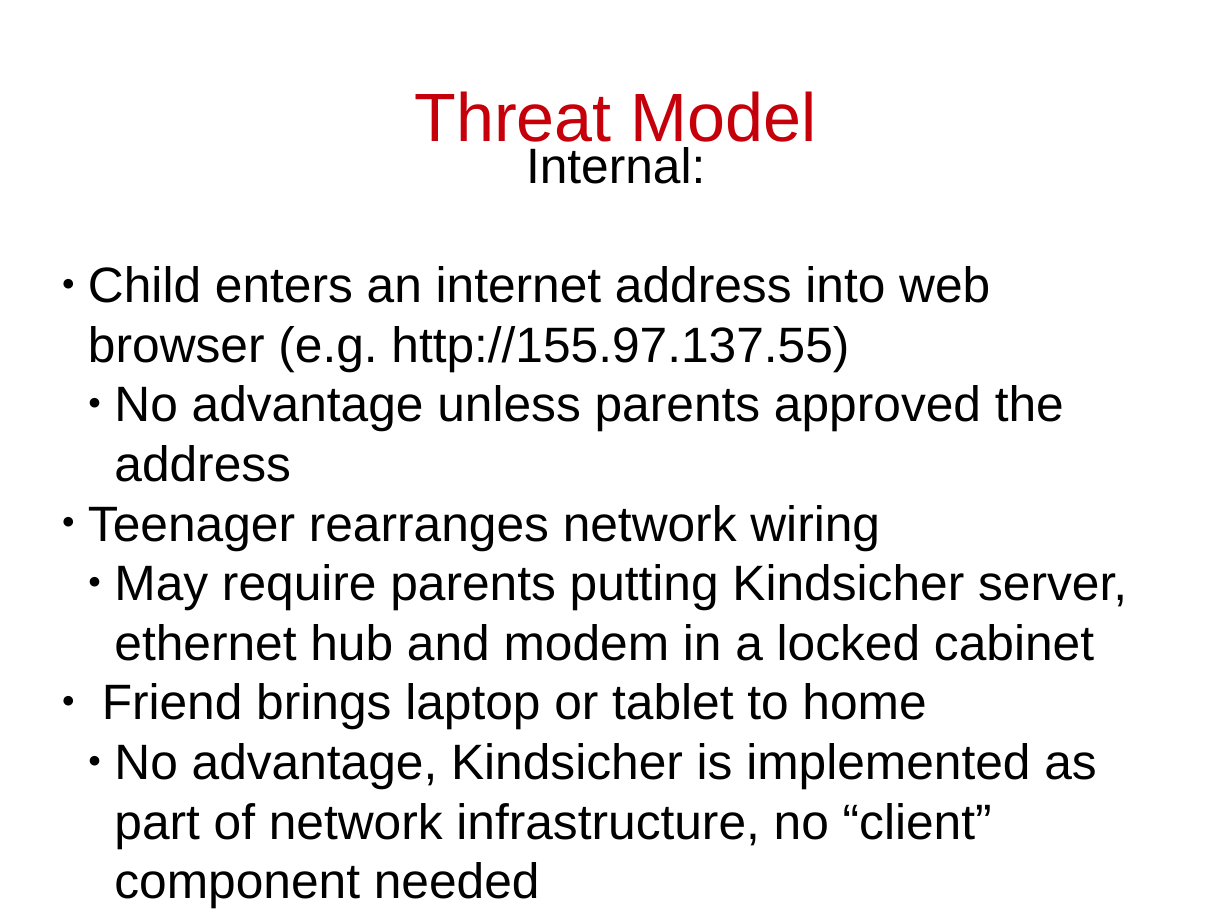
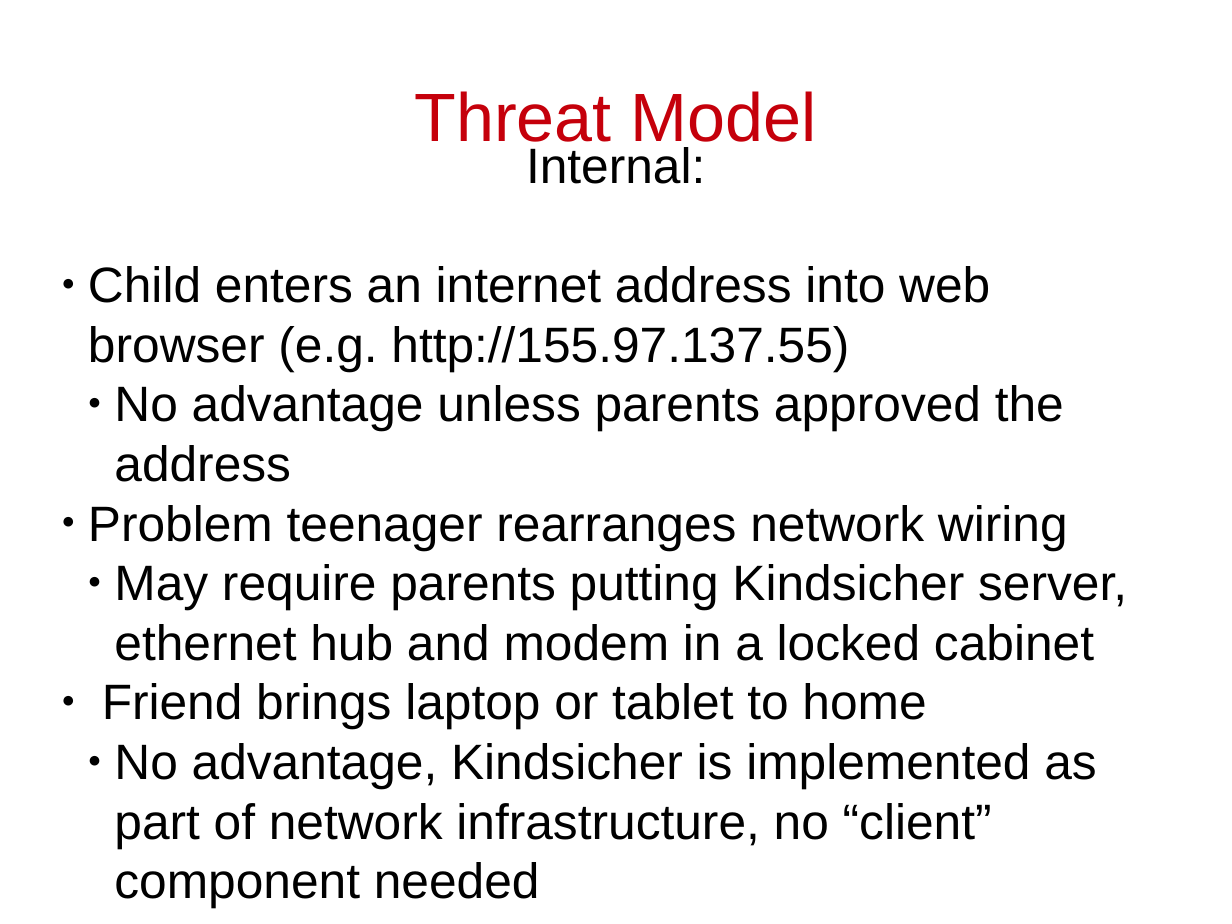
Before and after one commit to cschreiner/kindsicher, a slide deck: slide 13 of proj/presentation_dec09/CAS.odp (slide 12 before the commit). Drawn at 1232x924 pixels with LibreOffice and Linux fonts; fonts in the diff are those of the drawing. Boxes give left, top, right and bottom in pixels: in the first picture for what was removed or moved away, otherwise in the second. Text is boxed around its words. In the diff, an @@ line names an element or a change of style, - is before the commit and + after.

```diff
--- a/proj/presentation_dec09/CAS.odp
+++ b/proj/presentation_dec09/CAS.odp
@@ subtitle at (88, 505, 1068, 550): text changed @@
-● Teenager rearranges network wiring
+● Problem teenager rearranges network wiring
```
Also in this commit, not shown: 8 other slides changed, 2 slides added, 1 slide removed.
